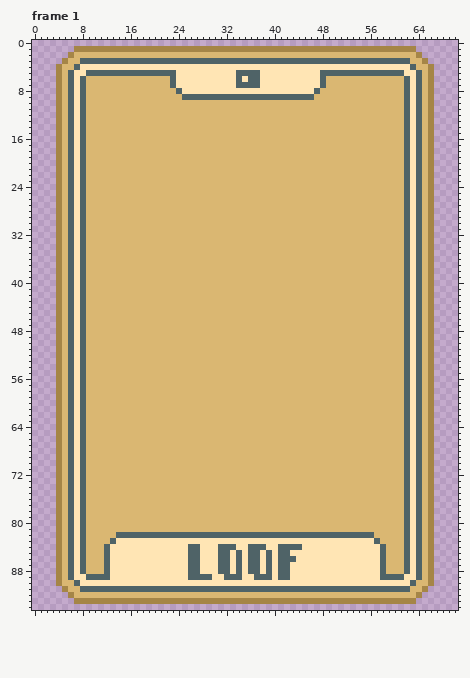
Pixel-art file -- assets/1x/anagrarots.ase. The picture above was drawn from the file before the commit.
71x95 pixels, 22 frames. Shown: frame 1. The commit also changed other frames, which this record leaves out.
And afterwards:
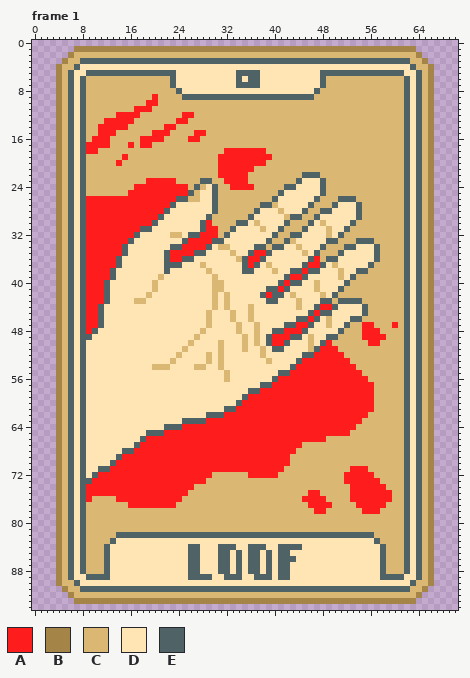
Palette (. is transparent): A #ff1c1c  B #a58547  C #dab772  D #ffe5b4  E #4f6367
Difference:
Changed rows in their new state; - is an unchanged pixel.
Frame 1, layer "Art":
first column x 9:
 9 -----------A----------------------------------------
10 ----------AA----------------------------------------
11 --------AAA-----------------------------------------
12 -----AAAA-------AA----------------------------------
13 ---AAAAA-------AA-----------------------------------
14 --AAAAA------AA-------------------------------------
15 --AAA------AAA----AA--------------------------------
16 -AAA-----AAAA----AA---------------------------------
17 AAAA---A-AA-----------------------------------------
18 AA---------------------AAAAAAA----------------------
19 ------A---------------AAAAAAAAA---------------------
20 -----A----------------AAAAAAAA----------------------
21 ----------------------AAAAAA------------------------
22 ----------------------AAAAA---------EEE-------------
23 ----------AAAAA----EE--AAAA--------EDDDE------------
24 --------AAAAAAAAA-E-DE--AAAA-----EEDDDDE------------
25 -------AAAAAAAAAAE-DDE----------EDDDDDDE------------
26 AAAAAAAAAAAAAAAEE--DDE---------EDDDDDDE---EEE-------
27 AAAAAAAAAAAAAAEDDDDDDE-------EE-DDDDDE---EDDDE------
28 AAAAAAAAAAAAAEDDDDDDDE------EDDD-DDDE--EEDDDDE------
29 AAAAAAAAAAAAEDDDDDDDE------EDDDDD-EE--EDDDDDDE------
30 AAAAAAAAAAAEDDDDDDDEA----EED-DDDDE---ED-DDDDE-------
31 AAAAAAAAAEEDDDDDDDDEAA--EDDDD-DDE---EDDD-DDE--------
32 AAAAAAAAEDDDDD--DEEAAA-EDDDDDDDE--EEDDDD-DE---------
33 AAAAAAAEDDDDDDDDEAAAAEEDDDDDDDE--E-DDDDDEE---EEE----
34 AAAAAAEDDDDDDDEEAAAAED--DDDDEE-EEDD-DDDE---EEDDDE---
35 AAAAAAEDDDDDDEAAAAEEDDDD-DDEAAEDDDDD-DE---EDDDDDE---
36 AAAAAEDDDDDDDEAAEEDDDDDDD-EAAEDDDDDDDEA-EEDDDDDDE---
37 AAAAAEDDDDDDDEEEDDD-DDDDDDEAED-DDDDDEAAED-DDDDDE----
38 AAAAEDDDDDDDDEDDDDDD-DDDDDEEDDD-DDEEAEEDDD-DDEE-----
39 AAAAEDDDDDDD-DDDDDDDD-DDDDDDDDDDDEAAEDDDDD-DE-------
40 AAAEDDDDDDD-DDDDDDDDD--DDDDDDDDDEAEEDD-DDDDE--------
41 AAAEDDDDDDD-DDDDDDDDD--DDDDDDDEEAEDDDD-DDDE---------
42 AAAEDDDDDD-DDDDDDDDDD-D-DDDDDEAEED-DDDD-DE----------
43 AAAEDDDD--DDDDDDDDDDD-D-DDDDDDEEDDD-DDDEE-EEEE------
44 AAEDDDDDDDDDDDDDDDDDD-D-DDD-DDDDDDD-DDEAAEDDDDE-----
45 AAEDDDDDDDDDDDDDDDDD-DDD-DD-DDDDDDDDDEAEEDDDDDE-----
46 AAEDDDDDDDDDDDDDDDDD-DDD-DD-DDDDDDDEEAED-DDDEE------
47 AAEDDDDDDDDDDDDDDDDD-DDDD-DD-DDDDEEAAEDD-DDE--AA---A
48 AEDDDDDDDDDDDDDDDDD-DDDDD-DD-DDEEAAAEDDDDDE---AAA---
49 EDDDDDDDDDDDDDDDDD-DDDDDDD-D-DEAAAEED-DDEE----AAAA--
50 DDDDDDDDDDDDDDDDD-DDDD-DDD-D-DEAAEDDD-DEA------AA---
51 DDDDDDDDDDDDDDDD-DDDDD-DDD-DD-DEEDDDD-EAAA----------
52 DDDDDDDDDDDDDDD-DDDD-D-DDDDDD-DDDDDDEEAAAAA---------
53 DDDDDDDDDDDDDD-DDDDD-D-DDDDDDD-DDDDEAAAAAAAA--------
54 DDDDDDDDDDD---DDDD--DD-DDDDDDDDDDDEAAAAAAAAAA-------
55 DDDDDDDDDDDDDDDDDDDDDDD-DDDDDDDDEEAAAAAAAAAAAA------
56 DDDDDDDDDDDDDDDDDDDDDDD-DDDDDDDEAAAAAAAAAAAAAAA-----
57 DDDDDDDDDDDDDDDDDDDDDDDDDDDDDEEAAAAAAAAAAAAAAAAA----
58 DDDDDDDDDDDDDDDDDDDDDDDDDDDEEAAAAAAAAAAAAAAAAAAA----
59 DDDDDDDDDDDDDDDDDDDDDDDDDDEAAAAAAAAAAAAAAAAAAAAA----
60 DDDDDDDDDDDDDDDDDDDDDDDDDEAAAAAAAAAAAAAAAAAAAAAA----
61 DDDDDDDDDDDDDDDDDDDDDDDEEAAAAAAAAAAAAAAAAAAAAAAA----
62 DDDDDDDDDDDDDDDDDDDDEEEAAAAAAAAAAAAAAAAAAAAAAAA-----
63 DDDDDDDDDDDDDDDDEEEEAAAAAAAAAAAAAAAAAAAAAAAAAA------
64 DDDDDDDDDDDDDEEEAAAAAAAAAAAAAAAAAAAAAAAAAAAAA-------
65 DDDDDDDDDDEEEAAAAAAAAAAAAAAAAAAAAAAAAAAAAAAA--------
66 DDDDDDDDDEAAAAAAAAAAAAAAAAAAAAAAAAAAAAAA------------
67 DDDDDDDDEAAAAAAAAAAAAAAAAAAAAAAAAAAA----------------
68 DDDDDDEEAAAAAAAAAAAAAAAAAAAAAAAAAAA-----------------
69 DDDDDEAAAAAAAAAAAAAAAAAAAAAAAAAAAA------------------
70 DDDDEAAAAAAAAAAAAAAAAAAAAAAAAAAAAA------------------
71 DDEEAAAAAAAAAAAAAAAAAAAAAAAAAAAAA-----------AAA-----
72 DEAAAAAAAAAAAAAAAAAAA------AAAAA-----------AAAAA----
73 EAAAAAAAAAAAAAAAAAAA-----------------------AAAAAA---
74 AAAAAAAAAAAAAAAAAA--------------------------AAAAAA--
75 AAAAAAAAAAAAAAAAA--------------------AA-----AAAAAAA-
76 A----AAAAAAAAAAA--------------------AAAA----AAAAAAA-
77 -------AAAAAAAA----------------------AAAA----AAAAA--
78 --------------------------------------AA------AAA---
